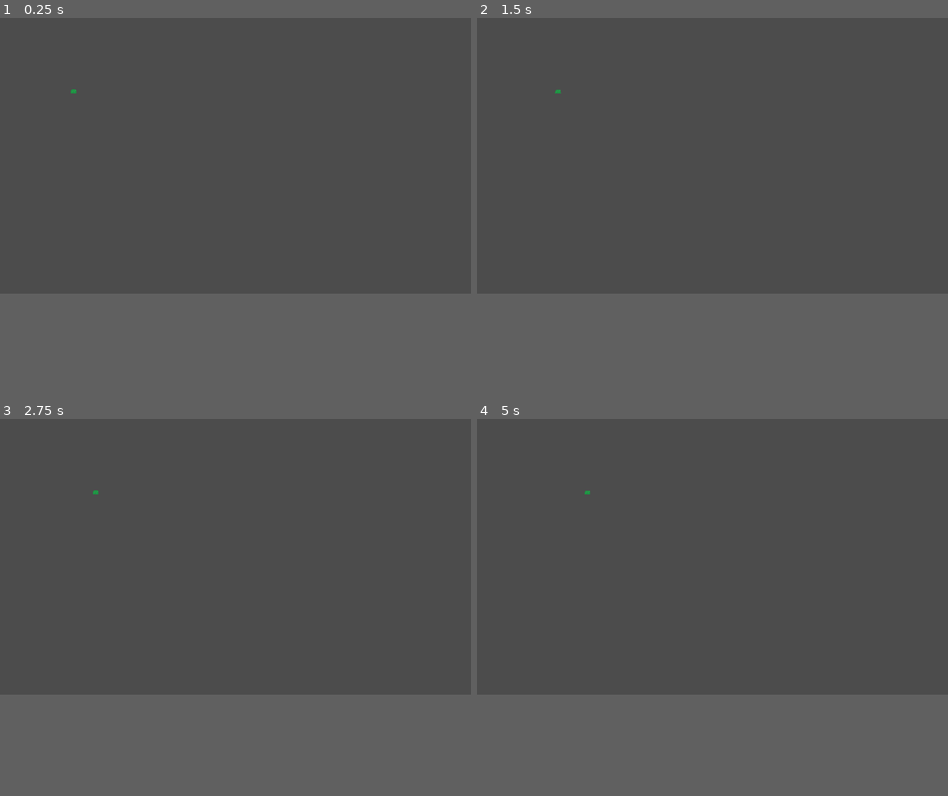
Above: before the commit, frames 1-4 (two rows, left to right).
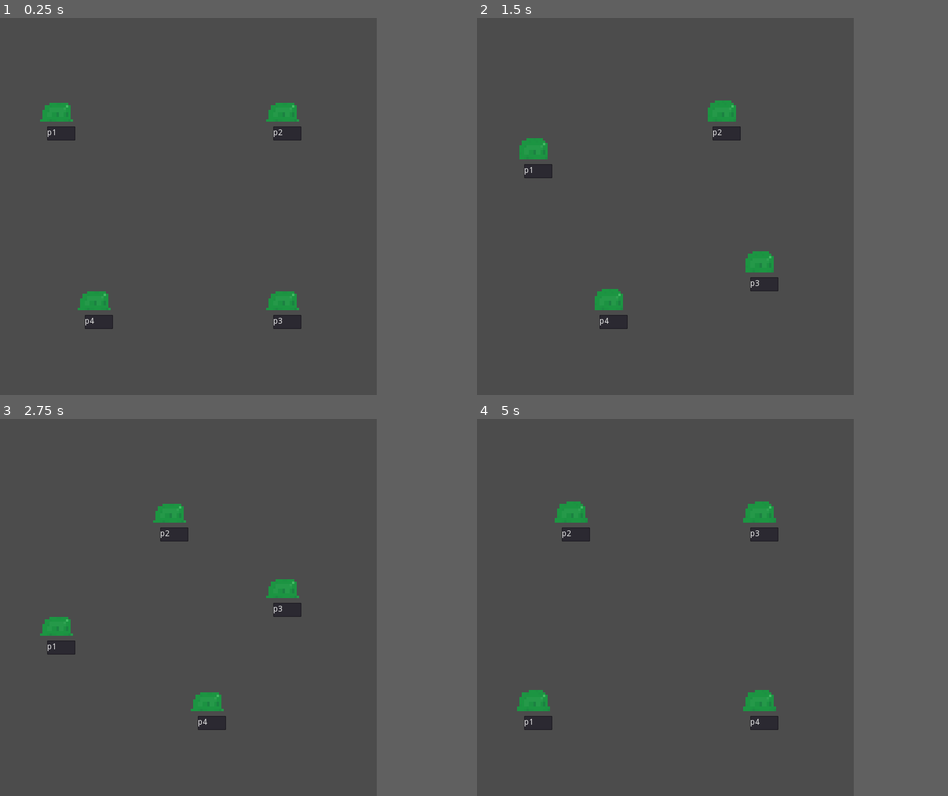
Above: after the commit, the same moments.

Repository: TuoLiYinLi/MonsterSmelter
Game: Godot game, scene res://Scene/test_2.tscn
Same seed, same stepped clock (60 frames per second), same inputs: the game is played once before the commit and once after it.
Inputs:
- Up to frame 1 (0.25 s): no input
- Up to frame 2 (1.5 s): tap Enter at 0.5 s
- Up to frame 3 (2.75 s): no input
- Up to frame 4 (5 s): no input
In our replay, the window is 800x468 before the commit and 640x640 after it. These sizes can differ from the game's own. Grey fills any space a smaller window leaves; there, only what the larger window draws over its background counts as a difference.

The runs differ from the first frame. In frame 1, 2.0% of the frame differs, in the area x 8-64%, y 18-83%; in frame 2, 2.1%; in frame 3, 2.0%; in frame 4, 2.2%, in the area x 8-64%, y 19-83%.

Commit message:
push my project

Diff:
--- a/GDScript/BattleEntity.gd
+++ b/GDScript/BattleEntity.gd
@@ -1,6 +1,10 @@
 # BattleEntity.gd 战斗实体基本类型
 class_name BattleEntity
 extends Node2D
+
+
+func _ready():
+	$TextEdit.text=self.description
 
 # 已经锁定的攻击目标
 var target:BattleEntity = null
@@ -335,20 +339,21 @@
 
 func move(direction):
 	if(is_moving or moving_cd>0):
-		print("%s的移动能力还在冷却")
+		print("%s的移动能力还在冷却"%[self.description])
 		return
-	else:
+	#设置条件使得运动不出界Z
+	elif(position.x>64&&position.x<608&&position.y>64&&position.y<608):
 		moving_cd += 1
-		print("%s开始移动")
-	match(direction):
-		G.DIRECTION.LEFT:
-			next_position = position+Vector2(-16,0)
-
-		G.DIRECTION.RIGHT:
-			next_position = position+Vector2(16,0)
-
-		G.DIRECTION.UP:
-			next_position = position+Vector2(0,-16)
-
-		G.DIRECTION.DOWN:
-			next_position = position+Vector2(0,16)
+		print("%s开始移动"%[self.description])
+		match(direction):
+			G.DIRECTION.LEFT:
+				next_position = position+Vector2(-64,0)
+			G.DIRECTION.RIGHT:
+				next_position = position+Vector2(64,0)
+
+			G.DIRECTION.UP:
+				next_position = position+Vector2(0,-64)
+
+			G.DIRECTION.DOWN:
+				next_position = position+Vector2(0,64)
+	print("%s当前位置为%s"%[self.description,position])
--- a/GDScript/test_2.gd
+++ b/GDScript/test_2.gd
@@ -1,16 +1,48 @@
 extends Node2D
+
+#地图的长宽与格子的中间距离Z
+var x_screen_size=640
+var y_screen_size=640
+var meddle=32
+
 
 func _ready():
 	var m1:BattleEntity = G.battle_entity.instance()
 	m1.description = "p1"
 	self.add_child(m1)
 
-	m1.position = Vector2(160,160)
+	var m2:BattleEntity = G.battle_entity.instance()
+	m2.description = "p2"
+	self.add_child(m2)
 
-	m1.next_position = Vector2(160,160)
+	var m3:BattleEntity = G.battle_entity.instance()
+	m3.description = "p3"
+	self.add_child(m3)
 
-	m1.last_position = Vector2(160,160)
+	var m4:BattleEntity = G.battle_entity.instance()
+	m4.description = "p4"
+	self.add_child(m4)
+
+	m4.position = Vector2(160,480)
+	m4.next_position = Vector2(160,480)
+	m4.last_position = Vector2(160,480)
+
+	m3.position = Vector2(480,480)
+	m3.next_position = Vector2(480,480)
+	m3.last_position = Vector2(480,480)
+
+
+	m2.position = Vector2(480,160)
+	m2.next_position = Vector2(480,160)
+	m2.last_position = Vector2(480,160)
+
+	m1.position = Vector2(96,160)
+	m1.next_position = Vector2(96,160)
+	m1.last_position = Vector2(96,160)
 
 	while(true):
 		yield(get_tree().create_timer(0.5),"timeout")
-		m1.move(G.DIRECTION.RIGHT)
+		m1.move(G.DIRECTION.DOWN)
+		m2.move(G.DIRECTION.LEFT)
+		m3.move(G.DIRECTION.UP)
+		m4.move(G.DIRECTION.RIGHT)
--- a/Scene/BattleEntity.tscn
+++ b/Scene/BattleEntity.tscn
@@ -4,6 +4,7 @@
 [ext_resource path="res://Texture/BattleEntity/SlimeMove.png" type="Texture" id=2]
 
 [sub_resource type="RectangleShape2D" id=6]
+extents = Vector2( 32, 32 )
 
 [sub_resource type="AtlasTexture" id=2]
 atlas = ExtResource( 2 )
@@ -41,7 +42,17 @@
 shape = SubResource( 6 )
 
 [node name="sprite" type="Node2D" parent="."]
+position = Vector2( 32, 32 )
 
 [node name="AnimatedSprite" type="AnimatedSprite" parent="sprite"]
+position = Vector2( -32, -32 )
+scale = Vector2( 4, 4 )
 frames = SubResource( 1 )
+frame = 2
 playing = true
+
+[node name="TextEdit" type="TextEdit" parent="."]
+margin_left = -16.0
+margin_top = 24.0
+margin_right = 32.0
+margin_bottom = 48.0
--- a/Scene/test_2.tscn
+++ b/Scene/test_2.tscn
@@ -4,3 +4,9 @@
 
 [node name="test_2" type="Node2D"]
 script = ExtResource( 1 )
+
+[node name="ColorRect" type="ColorRect" parent="."]
+visible = false
+margin_right = 640.0
+margin_bottom = 640.0
+color = Color( 0.858824, 0.807843, 0.807843, 1 )
--- a/project.godot
+++ b/project.godot
@@ -39,6 +39,11 @@
 
 G="*res://GDScript/G.gd"
 
+[display]
+
+window/size/width=640
+window/size/height=640
+
 [physics]
 
 common/enable_pause_aware_picking=true
